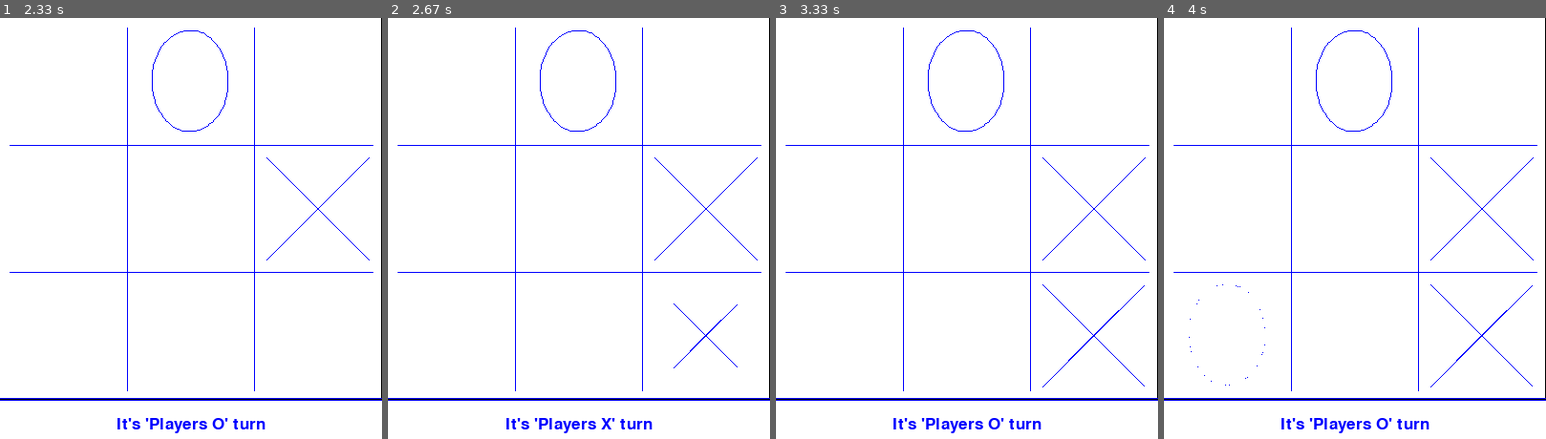
Above: before the commit, frames 1-4 (left to right).
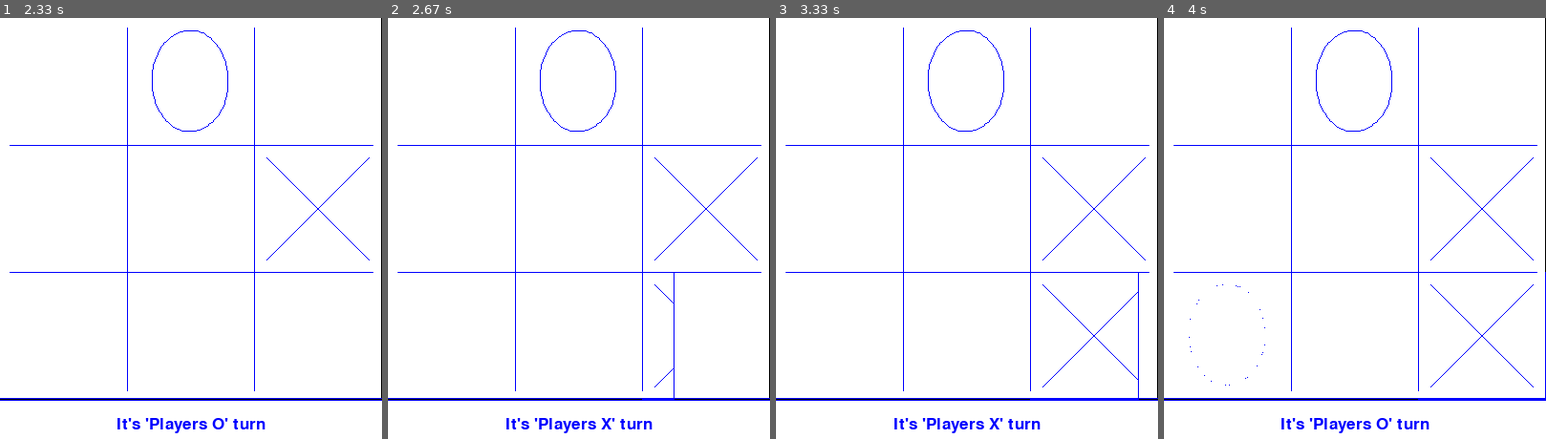
Above: after the commit, the same moments.

Repository: RomanRetsen/Animated-Tic-Tac-Toe-in-Pygame
Game: pygame game, started from my_game.py
Two runs of this game, one before a commit and one after it. Both use one fixed random seed, a clock stepped at 60 frames per second and the inputs below.
Inputs (mouse positions are in pixels of both pictures, inside the frame that each line leads up to):
- Up to frame 1 (2.33 s): click (313, 220) at 0.38 s; click (244, 81) at 1.22 s
- Up to frame 2 (2.67 s): click (724, 392) at 2.38 s
- Up to frame 3 (3.33 s): no input
- Up to frame 4 (4 s): click (1232, 274) at 3.78 s

Frame 1 is identical in both runs. In frame 2, 0.2% of the frame differs, in the area x 66-92%, y 60-91%; in frame 3, 0.7%, in the area x 30-97%, y 60-99%; in frame 4, 0.2%.

Commit message:
Small mod. how "X" is animated

Diff:
--- a/ClickArea.py
+++ b/ClickArea.py
@@ -25,7 +25,8 @@
                       self.drawing_click_area_o4, self.drawing_click_area_o5]
 
         #list of functions of drawing sign "X"  to random pick from.
-        self.xFunc = [self.drawing_click_area_x, self.drawing_click_area_x2, self.drawing_click_area_x3]
+        self.xFunc = [self.drawing_click_area_x, self.drawing_click_area_x2, self.drawing_click_area_x3,
+                      self.drawing_click_area_x4]
 
         self.calculateCrossCoord()
         self.calculateEllipseCoord()
@@ -34,28 +35,18 @@
 
     def clickAreaReset(self):
         self.state = 'b'
-        self.clickAreaResetX()
+        self.calculateCrossCoord()
+        self.calculateEllipseCoord()
         self.randomChooseXFunc()
-        self.clickAreaResetO()
         self.randomChooseOFunc()
 
-    def clickAreaResetX(self):
-        self.currentx1 = self.x1_1
-        self.currentx2 = self.x2_1
-        self.growingx = 0
-        self.growingy = 0
-
-    def clickAreaResetO(self):
-        self.ellipseAnimationSlice = 0
-        self.ellipseDotsBlip.clear()
-
     def calculateCrossCoord(self):
-        #line 1
+        #line 1 . It's 2 points - top left and bottom right
         self.currentx1 = self.x1_1 = self.x + self.signOffSetx
         self.y1_1 = self.y + self.signOffSety
         self.x1_2 = self.x + self.width - self.signOffSetx
         self.y1_2 = self.y + self.height - self.signOffSety
-        # line 2
+        # line 2. 2 points - top right and bottom left
         self.currentx2 = self.x2_1 = self.x + self.width - self.signOffSetx
         self.y2_1 = self.y + self.signOffSety
         self.x2_2 = self.x + self.signOffSetx
@@ -89,7 +80,7 @@
             self.ellipseDots.append([index, tuple((tempx, tempy))])
             self.t += 0.05
             index += 1
-
+    ################################################################
     #states b-blank; d-drawing animation; x - it's X; o - it's O
     def draw_click_area(self):
         if self.state == 'b':
@@ -98,6 +89,7 @@
             if self.g_stats.gamer_turn == 'x':
                 self.chosenXFunc()
             elif self.g_stats.gamer_turn == 'o':
+                print(self.chosenOFunc.__name__)
                 self.chosenOFunc()
         elif self.state == 'x':
             pass
@@ -126,7 +118,7 @@
 
     def randomChooseOFunc(self):
         self.chosenOFunc = self.oFunc[random.randint(0, len(self.oFunc) - 1)]
-        # self.chosenOFunc = self.oFunc[4]
+        # self.chosenOFunc = self.oFunc[2]
         if self.chosenOFunc.__name__ == 'drawing_click_area_o':
             pass
         elif self.chosenOFunc.__name__ == 'drawing_click_area_o2':
@@ -136,35 +128,37 @@
 
     def randomChooseXFunc(self):
         self.chosenXFunc = self.xFunc[random.randint(0, len(self.xFunc) - 1)]
-        # self.chosenXFunc = self.xFunc[3]
+        # self.chosenXFunc = self.xFunc[0]
 
     #Function for drawing X
     def drawing_click_area_x(self):
-        if self.currentx1 <= self.x1_2:
+        if self.x1_1 + self.growingx <= self.x1_2:
             pygame.draw.line(self.screen, self.linecolor, (self.x1_1, self.y1_1),
-                             (self.currentx1, self.calculatey(self.currentx1, self.slope1, self.b1)))
+                             (self.x1_1 + self.growingx,
+                              self.calculatey(self.x1_1 + self.growingx, self.slope1, self.b1)))
             pygame.draw.line(self.screen, self.linecolor, (self.x2_1, self.y2_1),
-                             (self.currentx2, self.calculatey(self.currentx2, self.slope2, self.b2)))
-
-            self.currentx1 += 1
-            self.currentx2 -= 1
+                             (self.x2_1 - self.growingx,
+                              self.calculatey(self.x2_1 - self.growingx, self.slope2, self.b2)))
+            self.growingx += 1
         else:
             self.state = 'x'
             self.g_stats.drawing_click_area = False
 
     def drawing_click_area_x2(self):
-        if self.currentx1 <= self.x_half:
+        if self.x1_1 + self.growingx <= self.x_half:
             pygame.draw.line(self.screen, self.linecolor, (self.x1_1, self.y1_1),
-                             (self.currentx1, self.calculatey(self.currentx1, self.slope1, self.b1)))
+                             (self.x1_1 + self.growingx,
+                              self.calculatey(self.x1_1 + self.growingx, self.slope1, self.b1)))
+            pygame.draw.line(self.screen, self.linecolor, (self.x1_2, self.y1_2),
+                             (self.x1_2 - self.growingx,
+                              self.calculatey(self.x1_2 - self.growingx, self.slope1, self.b1)))
             pygame.draw.line(self.screen, self.linecolor, (self.x2_1, self.y2_1),
-                             (self.currentx2, self.calculatey(self.currentx2, self.slope2, self.b2)))
-            pygame.draw.line(self.screen, self.linecolor, (self.x1_1, self.y2_2),
-                             (self.currentx1, self.calculatey(self.currentx1, self.slope2, self.b2)))
-            pygame.draw.line(self.screen, self.linecolor, (self.x1_2, self.y1_2),
-                             (self.currentx2, self.calculatey(self.currentx2, self.slope1, self.b1)))
-
-            self.currentx1 += 1
-            self.currentx2 -= 1
+                             (self.x2_1 - self.growingx,
+                              self.calculatey(self.x2_1 - self.growingx, self.slope2, self.b2)))
+            pygame.draw.line(self.screen, self.linecolor, (self.x2_2, self.y2_2),
+                             (self.x2_2 + self.growingx,
+                              self.calculatey(self.x2_2 + self.growingx, self.slope2, self.b2)))
+            self.growingx += 1
         else:
             self.state = 'x'
             self.g_stats.drawing_click_area = False
@@ -184,9 +178,36 @@
                              (self.x_half + self.growingx,
                               self.calculatey(self.x_half + self.growingx, self.slope2, self.b2)))
             self.growingx += 1
-            self.currentx1 += 1
-            self.currentx2 -= 1
-        else:
+        else:
+            self.state = 'x'
+            self.g_stats.drawing_click_area = False
+
+    def drawing_click_area_x4(self):
+        print(self.growingx)
+        self.draw_click_area_blank()
+        if self.x + self.growingx <= self.x + self.width:
+            pygame.draw.line(self.screen, self.linecolor, (self.x + self.growingx, self.y),
+                             (self.x + self.growingx, self.y + self.height))
+            if self.x + self.growingx >= self.x1_1:
+                animatedx = self.x + self.growingx
+                if self.x + self.growingx > self.x1_2:
+                    animatedx = self.x1_2
+                pygame.draw.line(self.screen, self.linecolor,
+                                 (self.x1_1, self.y1_1),
+                                 (animatedx,
+                                  self.calculatey(animatedx, self.slope1, self.b1)))
+                pygame.draw.line(self.screen, self.linecolor,
+                                 (self.x2_2, self.y2_2),
+                                 (animatedx,
+                                  self.calculatey(animatedx, self.slope2, self.b2)))
+            self.growingx += 1
+        else:
+            pygame.draw.line(self.screen, self.linecolor,
+                             (self.x1_1, self.y1_1),
+                             (self.x1_2, self.y1_2))
+            pygame.draw.line(self.screen, self.linecolor,
+                             (self.x2_2, self.y2_2),
+                             (self.x2_1, self.y2_1))
             self.state = 'x'
             self.g_stats.drawing_click_area = False
 
